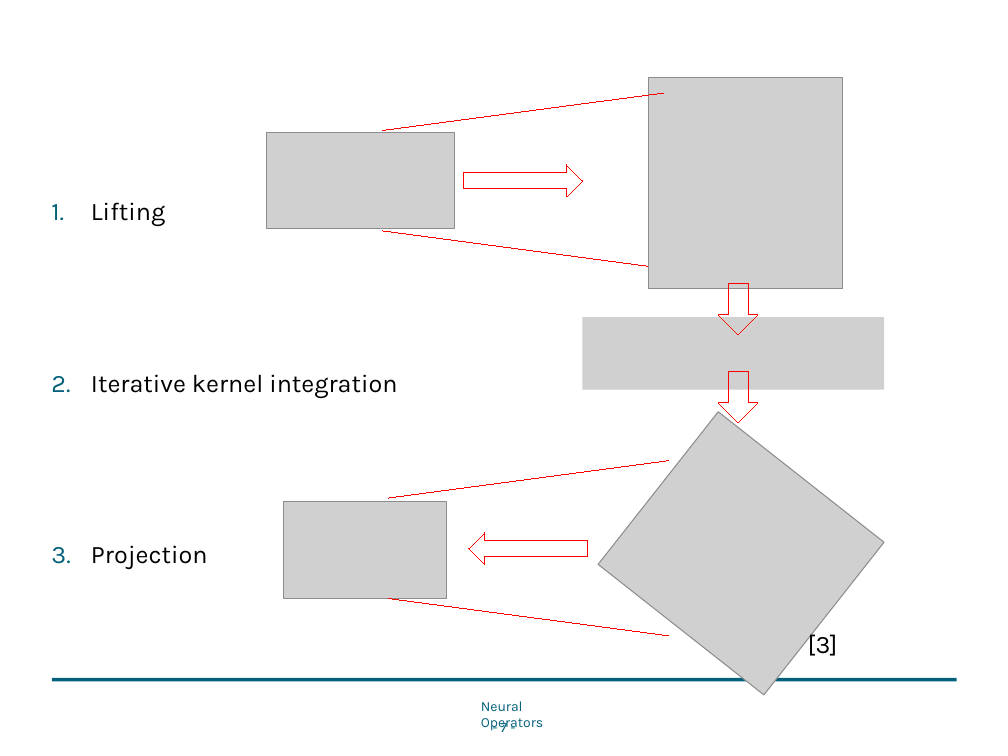
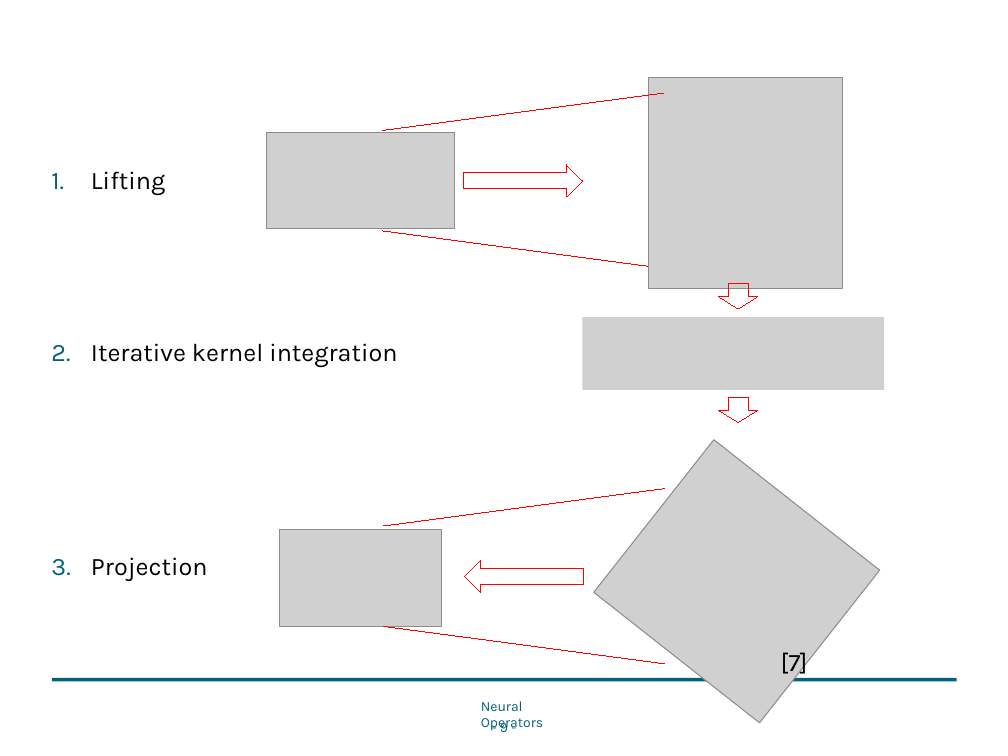
Before and after one commit to Nerrror/NeuralOperator, a slide deck: slide 9 of NeuralOperator.pptx (slide 7 before the commit). Drawn at 1008x756 pixels with LibreOffice and Linux fonts; fonts in the diff are those of the drawing; grey boxes stand for pictures; background and template pictures are left out. Boxes give left, top, right and bottom in pixels: in the first picture for what was removed or moved away, otherwise in the second. Text is boxed around its words. In the diff, an @@ line names an element or a change of style, - is before the commit and + after.

```diff
--- a/NeuralOperator.pptx
+++ b/NeuralOperator.pptx
@@ text "Lifting" rewrapped from bbox=[91, 202, 397, 569] to bbox=[91, 171, 397, 581] @@
@@ down arrow: place and size @@
-down arrow at bbox=[719, 284, 758, 335]
+down arrow at bbox=[719, 284, 758, 309]
@@ down arrow: place and size @@
-down arrow at bbox=[719, 372, 758, 422]
+down arrow at bbox=[719, 398, 758, 422]
@@ 2 pictures, 1 right arrow, 1 line: place and size @@
-2 pictures, 1 right arrow, 1 line at bbox=[283, 411, 884, 694]
+2 pictures, 1 right arrow, 1 line at bbox=[279, 440, 880, 723]
@@ line moved from (388, 599) - (668, 636) to (384, 626) - (664, 663) @@
@@ text at bbox=[781, 652, 808, 677]: text changed @@
-[3]
+[7]
@@ page number at bbox=[500, 720, 508, 732]: text changed @@
-- 7 -
+- 9 -
```
Also in this commit, not shown: 8 other slides changed, 7 slides added, 1 slide removed.
